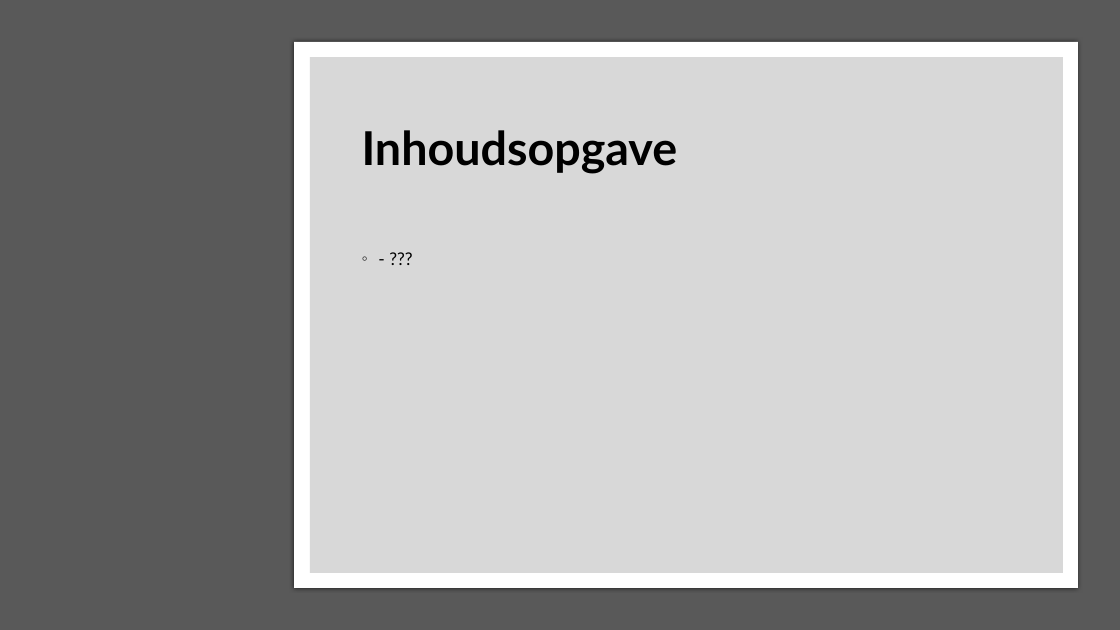
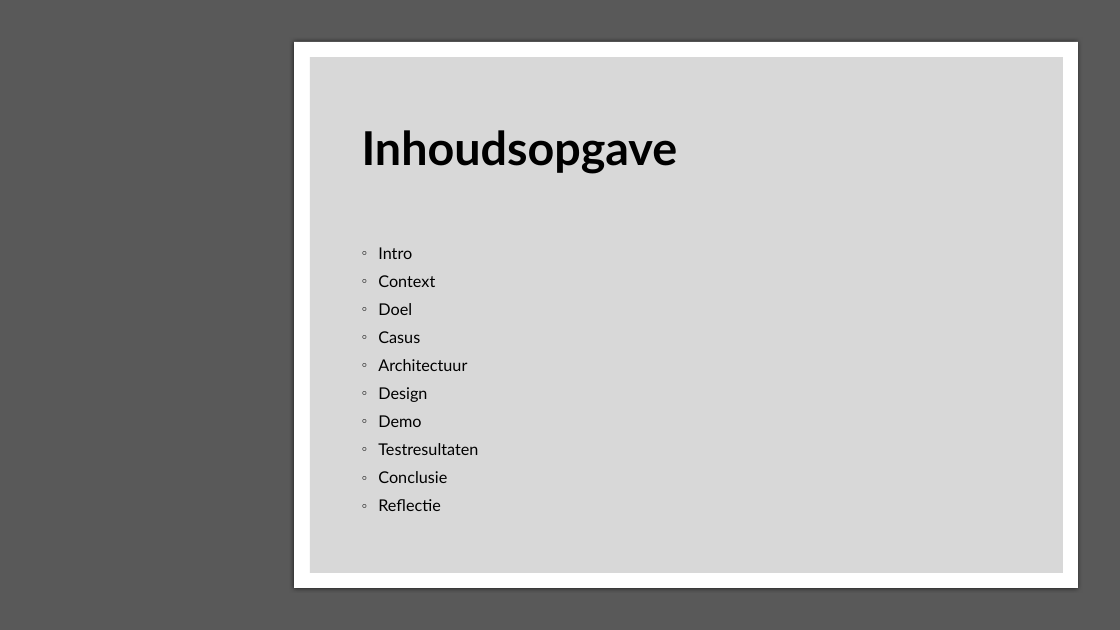
Before and after one commit to Julianvannoordennen/AL_Microservices_Complete, a slide deck: slide 2 of ProductVerantwoordingsPresentatie_Julian_Thomas.pptx (slide 3 before the commit). Drawn at 1120x630 pixels with LibreOffice and Linux fonts; fonts in the diff are those of the drawing. Boxes give left, top, right and bottom in pixels: in the first picture for what was removed or moved away, otherwise in the second. Text is boxed around its words. In the diff, an @@ line names an element or a change of style, - is before the commit and + after.

```diff
--- a/ProductVerantwoordingsPresentatie_Julian_Thomas.pptx
+++ b/ProductVerantwoordingsPresentatie_Julian_Thomas.pptx
@@ text at (378,247,478,511): text changed; size 15 to 13.9 pt @@
-◦ - ???
+◦ Intro
+◦ Context
+◦ Doel
+◦ Casus
+◦ Architectuur
+◦ Design
+◦ Demo
+◦ Testresultaten
+◦ Conclusie
+◦ Reflectie
```
Also in this commit, not shown: 1 slide added, 1 slide removed.
